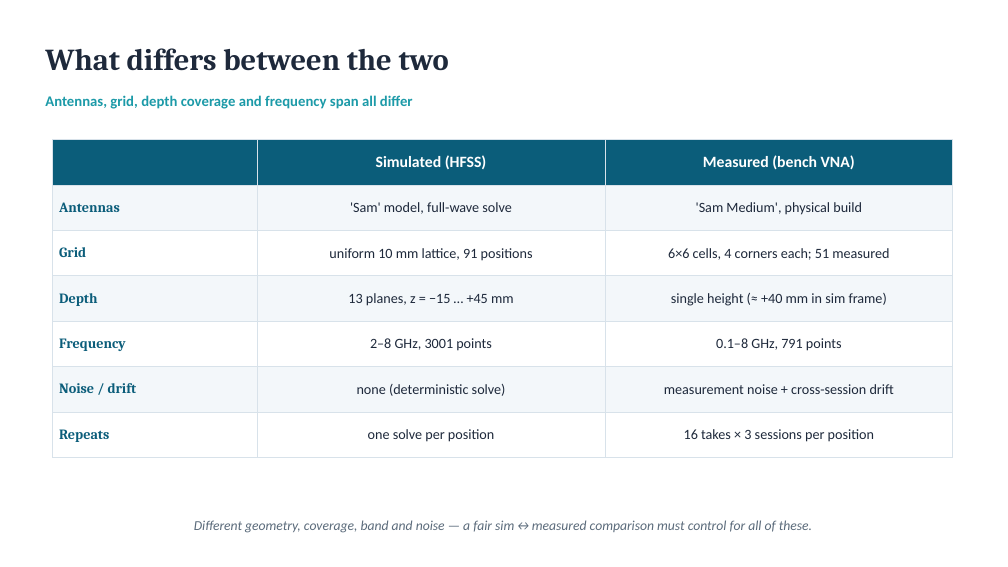
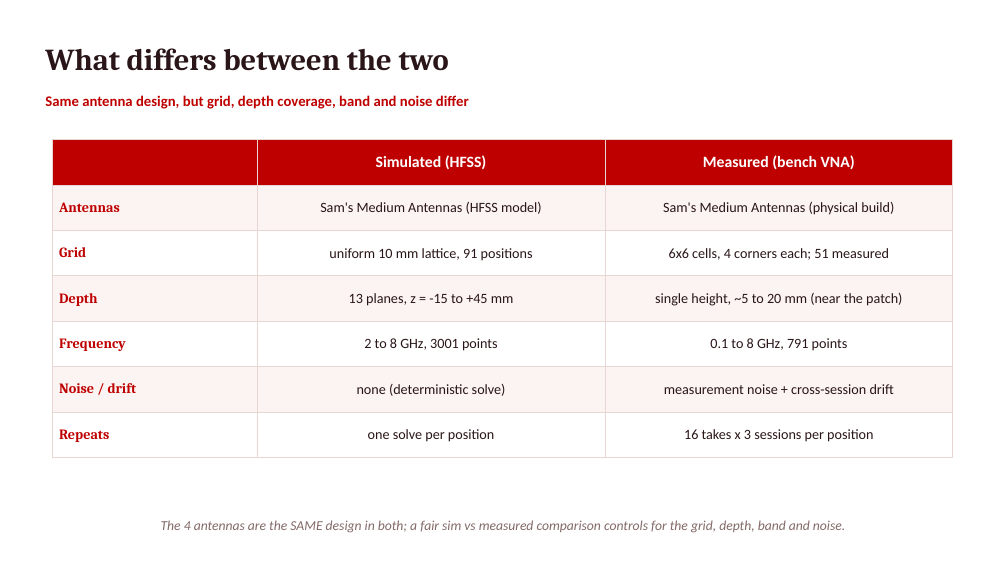
Before and after one commit to pmart1534/microwave-phantom-localization-cnn-mlp, a slide deck: slide 3 of regression_deck/Deck3_Sim_vs_Measured.pptx. Drawn at 1008x567 pixels with LibreOffice and Linux fonts; fonts in the diff are those of the drawing. Boxes give left, top, right and bottom in pixels: in the first picture for what was removed or moved away, otherwise in the second. Text is boxed around its words. In the diff, an @@ line names an element or a change of style, - is before the commit and + after.

```diff
--- a/regression_deck/Deck3_Sim_vs_Measured.pptx
+++ b/regression_deck/Deck3_Sim_vs_Measured.pptx
@@ text "What differs between the two" at [45,48,449,71]: text colour #1E293B to #2A1618 @@
@@ text at [45,95,469,109]: text changed; text colour #1C9AA8 to #BE0000 @@
-Antennas, grid, depth coverage and frequency span all differ
+Same antenna design, but grid, depth coverage, band and noise differ
@@ table at [53,140,953,446] @@
-row 2, column 2: 'Sam' model, full-wave solve
+row 2, column 2: Sam's Medium Antennas (HFSS model)
-row 2, column 3: 'Sam Medium', physical build
+row 2, column 3: Sam's Medium Antennas (physical build)
-row 3, column 3: 6×6 cells, 4 corners each; 51 measured
+row 3, column 3: 6x6 cells, 4 corners each; 51 measured
-row 4, column 2: 13 planes, z = −15 … +45 mm
+row 4, column 2: 13 planes, z = -15 to +45 mm
-row 4, column 3: single height (≈ +40 mm in sim frame)
+row 4, column 3: single height, ~5 to 20 mm (near the patch)
-row 5, column 2: 2–8 GHz, 3001 points
+row 5, column 2: 2 to 8 GHz, 3001 points
-row 5, column 3: 0.1–8 GHz, 791 points
+row 5, column 3: 0.1 to 8 GHz, 791 points
-row 7, column 3: 16 takes × 3 sessions per position
+row 7, column 3: 16 takes x 3 sessions per position
@@ fill #0B5D7A to #BE0000 in row 1 @@
@@ fill #F3F7FA to #FBF4F2 in 9 cells @@
@@ text colour #0B5D7A to #BE0000 in "Antennas", "Grid", "Depth", "Frequency" and 2 more places @@
@@ text colour #1E293B to #2A1618 in "uniform 10 mm lattice, 91 positions", "none (deterministic solve)", "measurement noise + cross-session drift", "one solve per position" @@
@@ borders changed @@
@@ text at [161,520,845,533]: text changed; text colour #5B6B7B to #836A68 @@
-Different geometry, coverage, band and noise — a fair sim↔measured comparison must control for all of these.
+The 4 antennas are the SAME design in both; a fair sim vs measured comparison controls for the grid, depth, band and noise.
```
Also in this commit, not shown: 4 other slides changed, 3 slides added, 2 slides removed, 17 other files.
